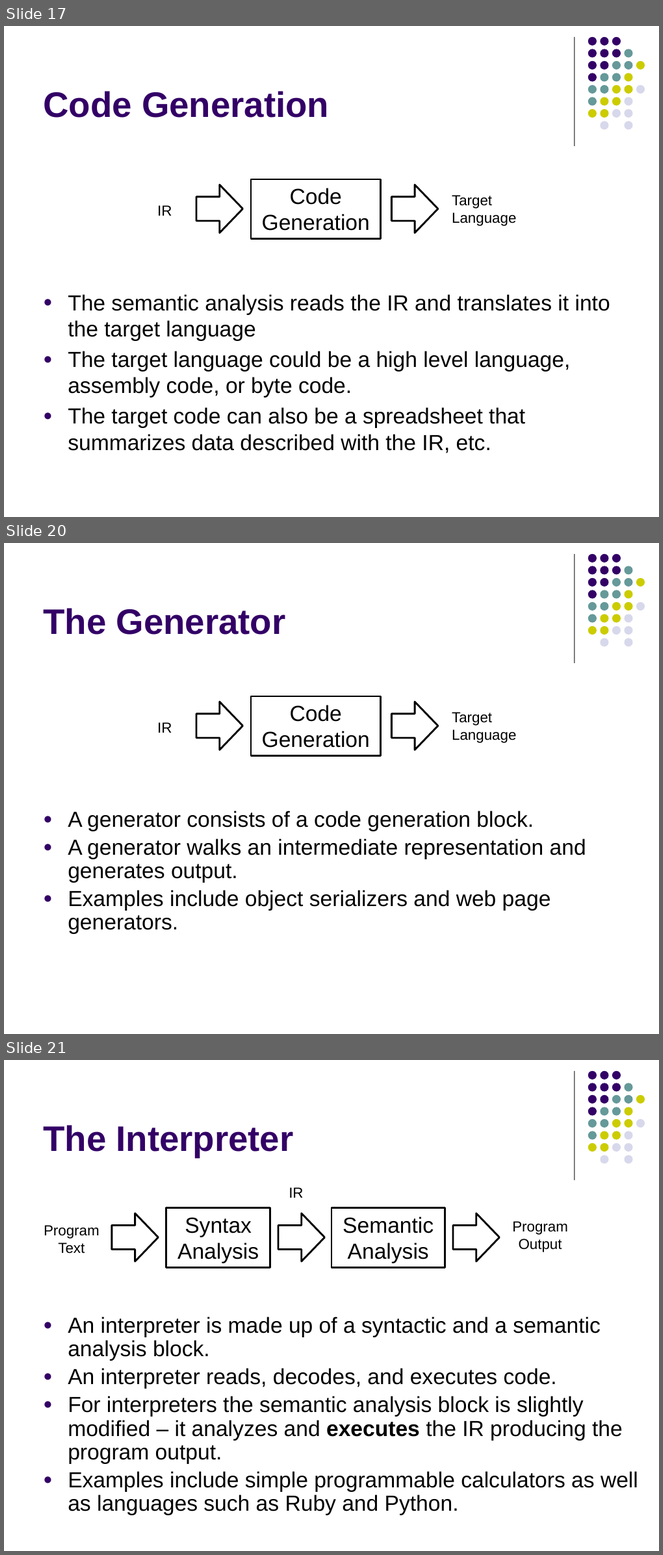
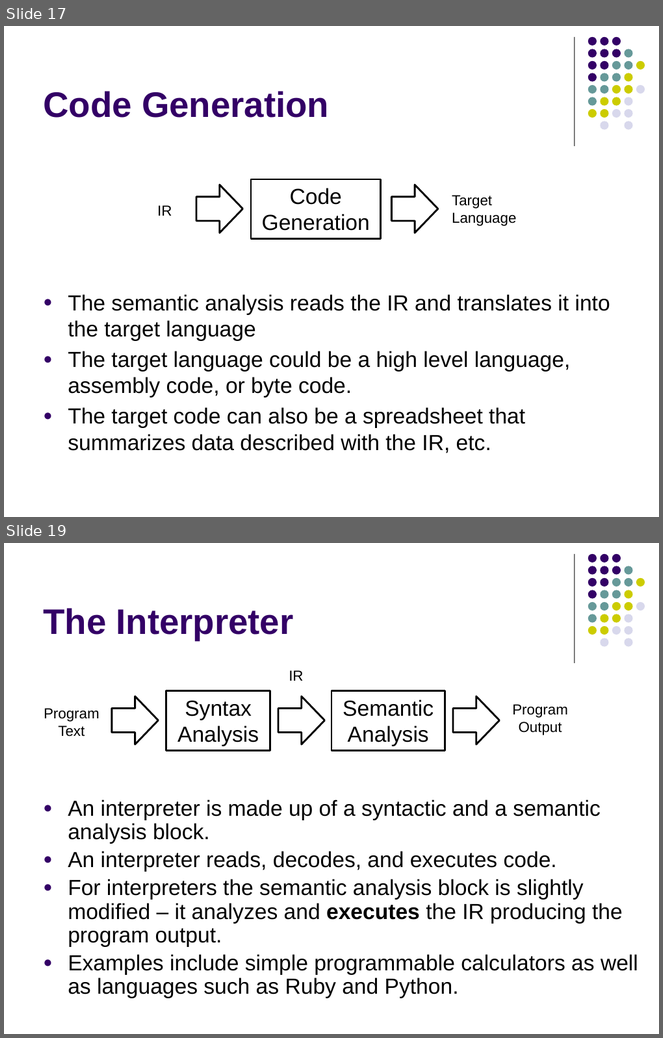
Before and after one commit to lutzhamel/CSC402, a slide deck: notes/csc402-ln001.pptx. Shown one above the other, each under a label of ours: slides 17, 20 and 21 before the commit, slides 17 and 19 after it; the slides between them are not shown. The pictures are 663x1555 and 663x1038 pixels, drawn with LibreOffice and Linux fonts; fonts in the diff are those of the drawing. Boxes give left, top, right and bottom in pixels: in the first picture for what was removed or moved away, otherwise in the second. Text is boxed around its words. In the diff, an @@ line names an element or a change of style, - is before the commit and + after.

```diff
--- a/notes/csc402-ln001.pptx
+++ b/notes/csc402-ln001.pptx
@@ slide 20 removed at [4, 543, 659, 1034], background #FFFFFF; not listed: 32 template elements that a slide beside it also shows @@
@@ title removed at [43, 608, 286, 635] @@
-The Generator
@@ rectangle removed at [251, 696, 381, 756] @@
-Code
-Generation
@@ right arrow removed at [196, 702, 243, 750] @@
@@ right arrow removed at [392, 702, 438, 750] @@
@@ text removed at [452, 712, 516, 743] @@
-Target
-Language
@@ text removed at [157, 722, 172, 733] @@
-IR
@@ text removed at [68, 811, 586, 934] @@
-● A generator consists of a code generation block.
-● A generator walks an intermediate representation and generates output.
-● Examples include object serializers and web page generators.
@@ what was slide 21 is now slide 19 @@
```
Also in this commit, not shown: 2 slides changed, 1 other slide removed, 2 other files.
